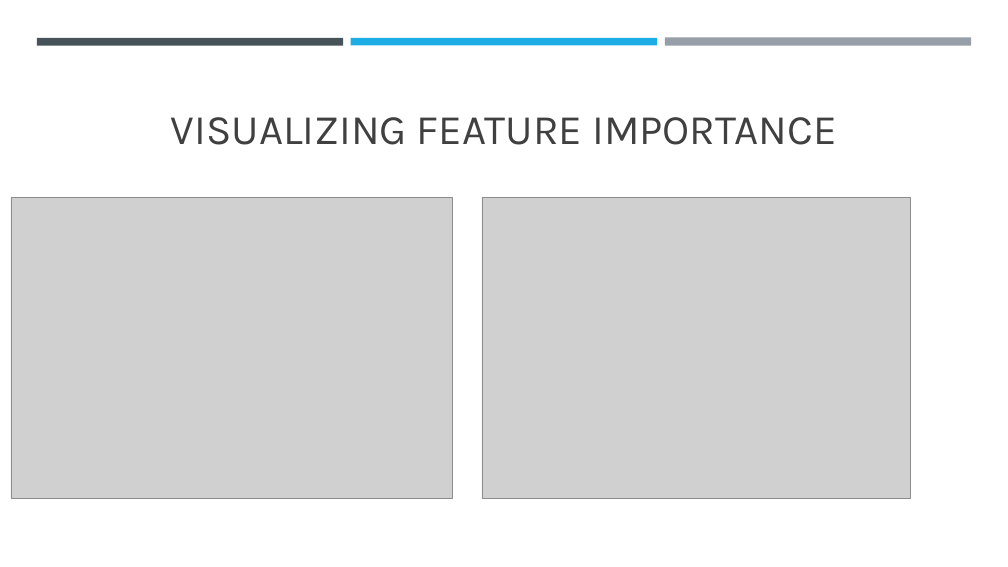
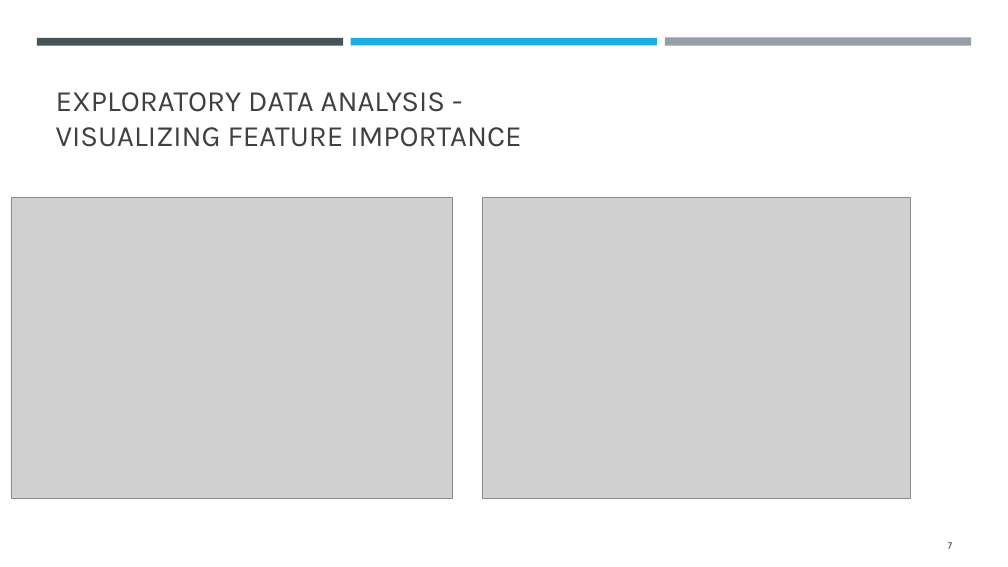
Before and after one commit to IsabelleUslu/InstituteOfDataLabs, a slide deck: slide 7 of IOD Projects/MP2New/New - Predicting Employee Attrition.pptx. Drawn at 1008x567 pixels with LibreOffice and Linux fonts; fonts in the diff are those of the drawing; grey boxes stand for pictures. Boxes give left, top, right and bottom in pixels: in the first picture for what was removed or moved away, otherwise in the second. Text is boxed around its words. In the diff, an @@ line names an element or a change of style, - is before the commit and + after.

```diff
--- a/IOD Projects/MP2New/New - Predicting Employee Attrition.pptx
+++ b/IOD Projects/MP2New/New - Predicting Employee Attrition.pptx
@@ title at (56, 92, 521, 147): text changed; size 40 to 28 pt @@
-VISUALIZING FEATURE IMPORTANCE
+EXPLORATORY DATA ANALYSIS -
+VISUALIZING FEATURE IMPORTANCE
@@ page number added at (948, 542, 953, 549), 9 pt, text #404040 @@
+7
```
Also in this commit, not shown: 17 other slides changed, 1 slide added, 2 other files.
